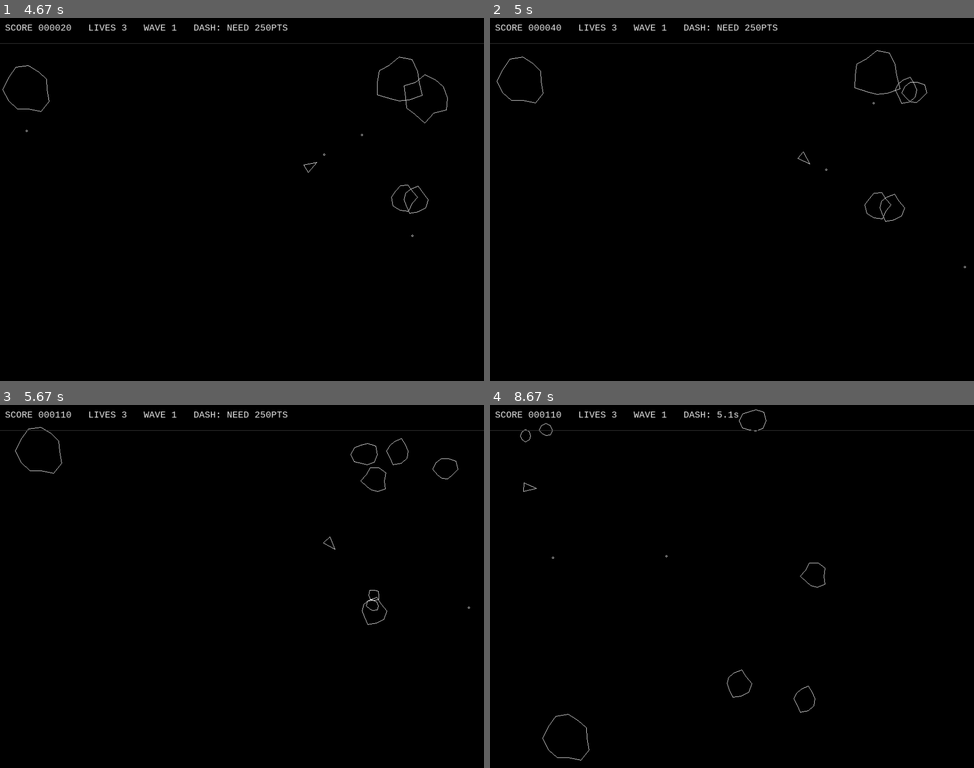
Above: before the commit, frames 1-4 (two rows, left to right).
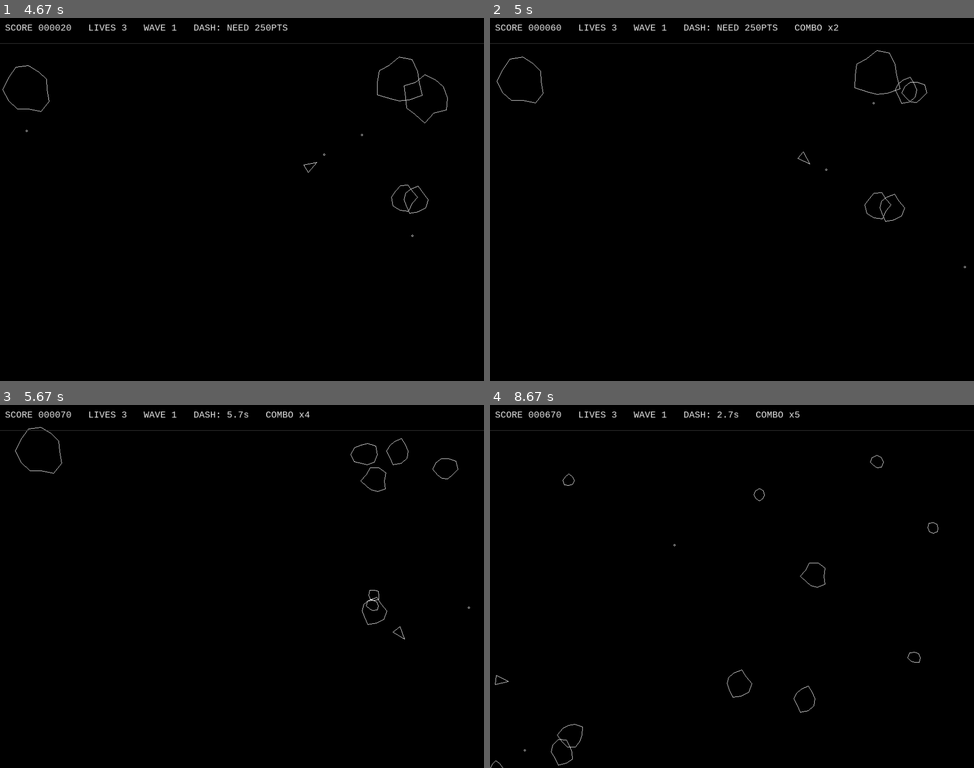
Above: after the commit, the same moments.

Repository: lucascarvalhoUEA/asteroids_pygame_updated
Game: pygame game, started from src/main.py
Same seed, same stepped clock (60 frames per second), same inputs: the game is played once before the commit and once after it.
Inputs:
- Up to frame 1 (4.67 s): hold Right 0.33-0.8 s; tap Space at 0.83, 1.23, 1.57, 1.87, 2.07, 2.37, 2.63, 2.93, 3.07, 3.47, 3.77, 4.13, 4.43, 4.63 s; hold Up 1.17-1.47 s; hold Right 1.5-1.97 s; hold Left 2-2.53 s; hold Left 2.57-2.97 s; hold Up 3-3.37 s; hold Right 3.4-4.03 s; hold Left 4.07-4.53 s; hold Right from 4.57 s (still down)
- Up to frame 2 (5 s): keep holding Right; tap Space at 4.93 s
- Up to frame 3 (5.67 s): release Right at 5.03 s; hold Up 5.07-5.37 s; tap Space at 5.13 s; tap Shift at 5.4 s
- Up to frame 4 (8.67 s): hold Right 5.73-6.2 s; tap Space at 5.8, 6.1, 6.3, 6.6, 6.87, 7.17, 7.3, 7.7, 8, 8.37 s; hold Left 6.23-6.77 s; tap Shift at 6.38, 7.78 s; hold Left 6.8-7.2 s; hold Up 7.23-7.6 s; hold Right 7.63-8.27 s; hold Left from 8.3 s (still down)

Frame 1 is identical in both runs. In frame 2, 0.1% of the frame differs, in the area x 12-72%, y 1-4%; in frame 3, 0.2%; in frame 4, 0.5%, in the area x 0-93%, y 1-100%.

Commit message:
feat: implement new combo multiplier mechanic

Diff:
--- a/src/config.py
+++ b/src/config.py
@@ -33,6 +33,10 @@
 BULLET_TTL = 1.0
 MAX_BULLETS = 4
 
+COMBO_TIMEOUT = 2.0
+MAX_MULTIPLIER = 5
+
+
 UFO_SPAWN_EVERY = 15.0
 UFO_SPEED = 80.0
 UFO_FIRE_EVERY = 1.2
--- a/src/systems.py
+++ b/src/systems.py
@@ -21,6 +21,8 @@
         self.asteroids = pg.sprite.Group()
         self.ufos = pg.sprite.Group()
         self.all_sprites = pg.sprite.Group(self.ship)
+        self.combo = 0
+        self.combo_timer = 0.0
         self.dash_uses = 0
 
         self.score = 0
@@ -94,6 +96,12 @@
         if self.safe > 0:
             self.safe -= dt
             self.ship.invuln = 0.5
+
+        if self.combo_timer > 0:
+            self.combo_timer -= dt
+            if self.combo_timer <= 0:
+                self.combo = 0
+
         if self.ufos:
             self.ufo_try_fire()
         else:
@@ -150,15 +158,23 @@
         for ufo in list(self.ufos):
             for b in list(self.bullets):
                 if (ufo.pos - b.pos).length() < (ufo.r + b.r):
+                    self.combo += 1
+                    self.combo_timer = C.COMBO_TIMEOUT
+                    mult = min(self.combo, C.MAX_MULTIPLIER)
+
                     score = (C.UFO_SMALL["score"] if ufo.small
                              else C.UFO_BIG["score"])
-                    self.score += score
+                    self.score += score * mult
                     ufo.kill()
                     b.kill()
 
     def split_asteroid(self, ast: Asteroid):
         # Destroy an asteroid, award score, and spawn its smaller fragments.
-        self.score += C.AST_SIZES[ast.size]["score"]
+        self.combo += 1
+        self.combo_timer = C.COMBO_TIMEOUT
+        multiplier = min(self.combo, C.MAX_MULTIPLIER)
+
+        self.score += C.AST_SIZES[ast.size]["score"] * multiplier
         split = C.AST_SIZES[ast.size]["split"]
         pos = Vec(ast.pos)
         ast.kill()
@@ -198,5 +214,9 @@
 
         txt += f"   DASH: {dash_status}"
 
+        if self.combo > 1:
+            mult = min(self.combo, C.MAX_MULTIPLIER)
+            txt += f"   COMBO x{mult}"
+
         label = font.render(txt, True, C.WHITE)
         surf.blit(label, (10, 10))
